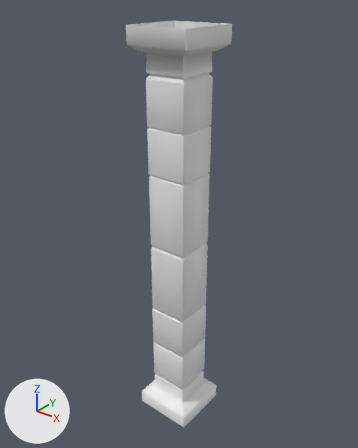
One commit to the FBX model Source/Pillar_MD.FBX: the scene before it, then after it.
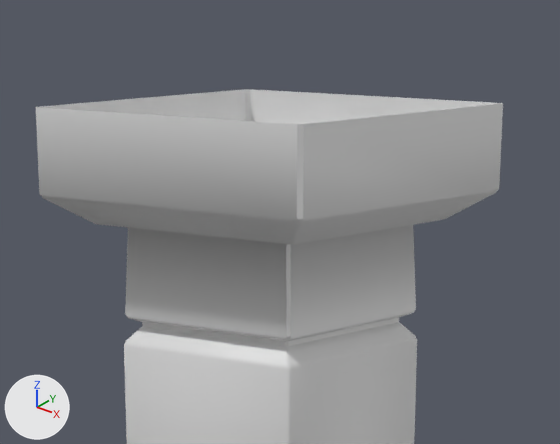
Each version appears first whole from a camera (50 mm lens) standing at (1.6, -2.01, 2.58) and looking at (-0.03, 0.04, 1.31), and next in a close-up on the part from 33% to 68% of the width and 0% to 23% of the height. The lights are fixed; the arrows at lower left show +X, +Y and +Z. Where no turn or scale is listed for an object, it has been applied to the vertices.

Objects in the first close-up: 'HighPoly'.
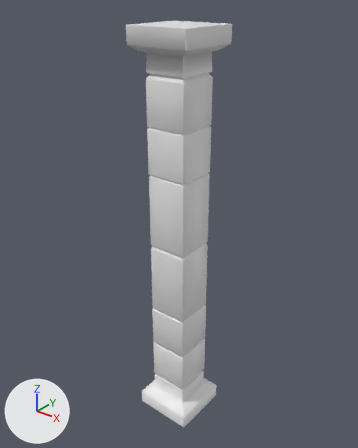
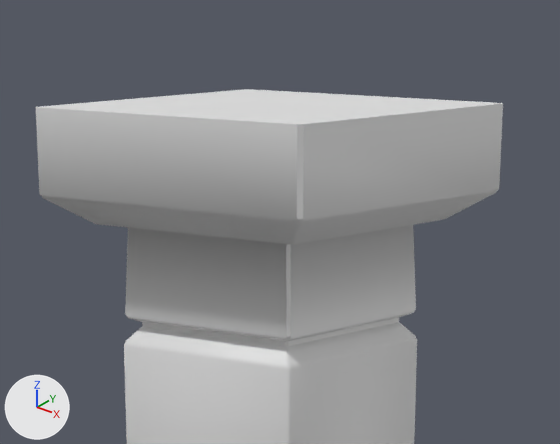
Commit message: Pillar Update

Boxes [x1, y1, x2, y2] around the edits, measured in the close-ups (560 x 444 px):
part 1 of me_mesh, added: after [39, 89, 503, 124]

The change in detail:
me_mesh is used by ob_highpoly; location (0.0, 0.0, 0.0).
me_mesh had 432 vertices, 424 faces and spanned x -0.18..0.18, y -0.18..0.18, z 0.0..2.4.
me_mesh now has 448 vertices, 446 faces and spans x -0.18..0.18, y -0.18..0.18, z 0.0..2.4.
Part 1, on me_mesh:
10 vertices are added at x -0.18..0.18, y -0.18..0.18, z 0.0..2.4.
6 new vertices lie (0.34, 0.0, 0.0) away from vertices in x -0.17, y -0.18..0.18, z 0.0..2.4.
22 new faces join them.
